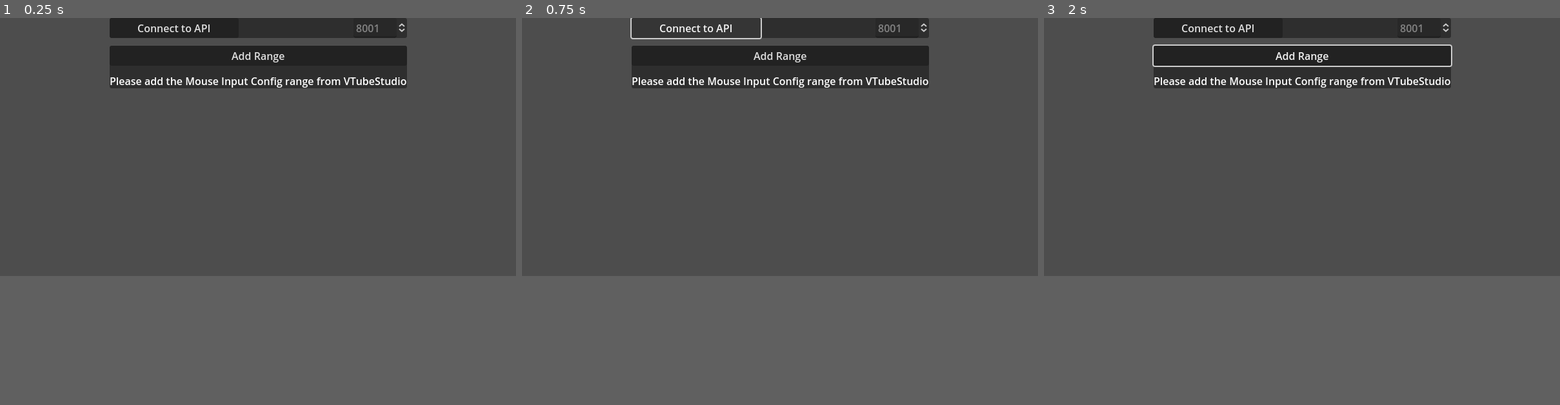
Above: before the commit, frames 1-3 (left to right).
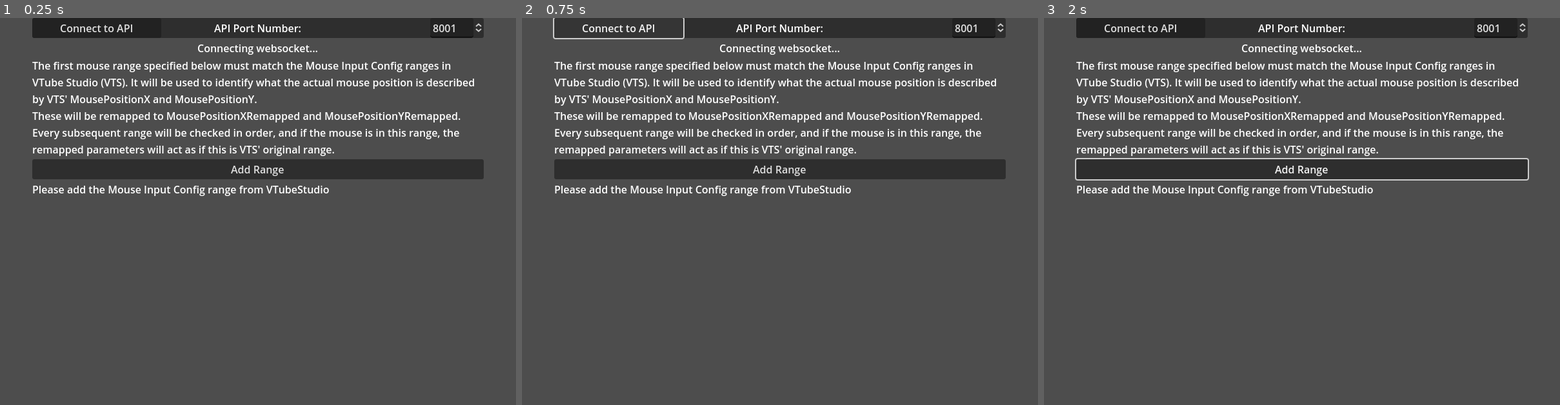
Above: after the commit, the same moments.

Repository: ChakriLazuli/VTS_MouseMapping
Game: Godot game, scene res://Scenes/Main.tscn
The game is run twice, just before and just after one commit, with the same random seed, the same clock (stepped at 60 frames per second) and the same inputs.
Inputs:
- Up to frame 1 (0.25 s): no input
- Up to frame 2 (0.75 s): click "Connect to API" at 0.5 s
- Up to frame 3 (2 s): click "Add Range" at 1.25 s
In our replay, the window is 800x400 before the commit and 800x600 after it. These sizes can differ from the game's own. Grey fills any space a smaller window leaves; there, only what the larger window draws over its background counts as a difference.

The runs differ from the first frame. In frame 1, 16% of the frame differs, in the area x 6-94%, y 0-46%; in frame 2, 15%; in frame 3, 17%.

Commit message:
Reorganized and expanded status information for UI. Make socket configurable. Properly disconnect, reconnect, and re-authenticate.

Diff:
--- a/Scenes/Main.tscn
+++ b/Scenes/Main.tscn
@@ -23,51 +23,66 @@
 
 [node name="CanvasLayer" type="CanvasLayer" parent="."]
 
-[node name="VSplitContainer" type="VSplitContainer" parent="CanvasLayer"]
+[node name="GridContainer" type="GridContainer" parent="CanvasLayer"]
+custom_minimum_size = Vector2(700, 0)
 anchors_preset = 5
 anchor_left = 0.5
 anchor_right = 0.5
-offset_left = -85.0
-offset_right = 85.0
-offset_bottom = 74.0
+offset_left = -300.0
+offset_right = 300.0
+offset_bottom = 315.0
 grow_horizontal = 2
 
-[node name="APIPanel" type="PanelContainer" parent="CanvasLayer/VSplitContainer"]
-custom_minimum_size = Vector2(300, 0)
+[node name="APIPanel" type="PanelContainer" parent="CanvasLayer/GridContainer"]
 layout_mode = 2
+size_flags_horizontal = 3
 
-[node name="ConnectAPI" type="Button" parent="CanvasLayer/VSplitContainer/APIPanel"]
+[node name="ConnectAPI" type="Button" parent="CanvasLayer/GridContainer/APIPanel"]
 custom_minimum_size = Vector2(200, 0)
 layout_mode = 2
 size_flags_horizontal = 0
 text = "Connect to API"
 
-[node name="SpinBox" type="SpinBox" parent="CanvasLayer/VSplitContainer/APIPanel"]
+[node name="PortLabel" type="Label" parent="CanvasLayer/GridContainer/APIPanel"]
+layout_mode = 2
+size_flags_horizontal = 4
+text = "API Port Number:"
+
+[node name="APIPort" type="SpinBox" parent="CanvasLayer/GridContainer/APIPanel"]
 custom_minimum_size = Vector2(50, 0)
 layout_mode = 2
 size_flags_horizontal = 8
 tooltip_text = "The VTube Studio API port number"
 max_value = 999999.0
 value = 8001.0
-editable = false
 
-[node name="RangesPanel" type="PanelContainer" parent="CanvasLayer/VSplitContainer"]
+[node name="NetworkStatusLabel" type="Label" parent="CanvasLayer/GridContainer"]
+custom_minimum_size = Vector2(400, 0)
 layout_mode = 2
+text = "Not connected to API..."
+horizontal_alignment = 1
+autowrap_mode = 2
 
-[node name="VSplitContainer" type="VSplitContainer" parent="CanvasLayer/VSplitContainer/RangesPanel"]
+[node name="Instructions" type="Label" parent="CanvasLayer/GridContainer"]
+custom_minimum_size = Vector2(400, 0)
 layout_mode = 2
+text = "The first mouse range specified below must match the Mouse Input Config ranges in VTube Studio (VTS). It will be used to identify what the actual mouse position is described by VTS' MousePositionX and MousePositionY.
+These will be remapped to MousePositionXRemapped and MousePositionYRemapped.
+Every subsequent range will be checked in order, and if the mouse is in this range, the remapped parameters will act as if this is VTS' original range."
+autowrap_mode = 2
 
-[node name="AddRange" type="Button" parent="CanvasLayer/VSplitContainer/RangesPanel/VSplitContainer"]
+[node name="AddRange" type="Button" parent="CanvasLayer/GridContainer"]
 layout_mode = 2
 text = "Add Range"
 
-[node name="RangesGrid" type="GridContainer" parent="CanvasLayer/VSplitContainer/RangesPanel/VSplitContainer"]
+[node name="RangesGrid" type="GridContainer" parent="CanvasLayer/GridContainer"]
 layout_mode = 2
 columns = 3
 
 [node name="RangeEditWindow" parent="." instance=ExtResource("5_l4ts5")]
 visible = false
 
-[connection signal="pressed" from="CanvasLayer/VSplitContainer/APIPanel/ConnectAPI" to="." method="_on_connect_api_pressed"]
-[connection signal="pressed" from="CanvasLayer/VSplitContainer/RangesPanel/VSplitContainer/AddRange" to="." method="_on_add_range_pressed"]
+[connection signal="pressed" from="CanvasLayer/GridContainer/APIPanel/ConnectAPI" to="." method="_on_connect_api_pressed"]
+[connection signal="value_changed" from="CanvasLayer/GridContainer/APIPanel/APIPort" to="." method="_on_api_port_value_changed"]
+[connection signal="pressed" from="CanvasLayer/GridContainer/AddRange" to="." method="_on_add_range_pressed"]
 [connection signal="range_submitted" from="RangeEditWindow" to="." method="_on_range_edit_window_range_submitted"]
--- a/Scripts/ConfigHelper.gd
+++ b/Scripts/ConfigHelper.gd
@@ -8,6 +8,7 @@
 const ws_url_config_key = "url"
 const ws_authentication_config_key = "authentication_token"
 
+const base_ws_url = "ws://localhost:"
 const default_ws_url = "ws://localhost:8001"
 
 const data_config_section = "data"
--- a/Scripts/Main.gd
+++ b/Scripts/Main.gd
@@ -5,12 +5,13 @@
 @onready var message_constructor: TVTSAPIMessageConstructor = $TVTSAPIMessageConstructor
 @onready var config_helper: ConfigHelper = $ConfigHelper
 
-@onready var api_button: Button = $CanvasLayer/VSplitContainer/APIPanel/ConnectAPI
-@onready var api_port: SpinBox = $CanvasLayer/VSplitContainer/APIPanel/SpinBox
+@onready var api_button: Button = $CanvasLayer/GridContainer/APIPanel/ConnectAPI
+@onready var api_port: SpinBox = $CanvasLayer/GridContainer/APIPanel/APIPort
+@onready var network_status_label: Label = $CanvasLayer/GridContainer/NetworkStatusLabel
 
 @onready var range_window: RangeEditWindow = $RangeEditWindow
 
-@onready var ranges_grid_3: GridContainer = $CanvasLayer/VSplitContainer/RangesPanel/VSplitContainer/RangesGrid
+@onready var ranges_grid_3: GridContainer = $CanvasLayer/GridContainer/RangesGrid
 static var mouse_ranges: Array = []
 
 const VTS_MOUSE_RANGE_INDEX: int = 0
@@ -34,6 +35,8 @@
 var _do_process_network = false
 var _last_x_pixel: float = 0
 var _last_y_pixel: float = 0
+
+var _authentication_token_valid = false
 
 func _ready():
 	socket_helper.connect("connected", Callable(self, "_connected"))
@@ -53,17 +56,34 @@
 	_request_mouse_values()
 
 func _connect_to_websocket():
+	network_status_label.text = "Connecting websocket..."
 	socket_helper.connect_to_websocket(config_helper.get_ws_url())
 
 func _on_connect_api_pressed():
-	if _do_process_network:
-		_connected()
-	else:
+	if !socket_helper.is_websocket_connected():
 		_connect_to_websocket()
+		return
+	if _authentication_token_valid:
+		pass
+	else:
+		_request_authentication_token()
+
+func _refresh_connect_button():
+	if !socket_helper.is_websocket_connected():
+		api_button.disabled = false
+		api_button.text = "Connect to API"
+		return
+	if _authentication_token_valid:
+		api_button.disabled = true
+		api_button.text = "API Ready..."
+	else:
+		api_button.disabled = false
+		api_button.text = "Retry authentication"
 
 func _closed():
-	api_button.text = "Connect to API"
+	#network_status_label.text = "Not connected to API..."
 	_do_process_network = false
+	_refresh_connect_button()
 
 func _connected():
 	if (config_helper.has_authentication_token()):
@@ -72,6 +92,7 @@
 		_request_authentication_token()
 
 func _request_authentication_token():
+	network_status_label.text = "Requesting authentication token..."
 	socket_helper.send_to_websocket_dictionary(message_constructor.get_authentication_token_request())
 
 func _on_authentication_token_data(data: Dictionary):
@@ -80,17 +101,23 @@
 	_authenticate()
 
 func _authenticate():
+	network_status_label.text = "Authenticating..."
 	var token = config_helper.get_authentication_token()
 	socket_helper.send_to_websocket_dictionary(message_constructor.get_authentication_request(token))
 
 func _on_authentication_data(data: Dictionary):
 	if data["authenticated"]:
+		_authentication_token_valid = true
+		_refresh_connect_button()
 		_on_authenticated()
 	else:
-		print("Could not authenticate: ", data["reason"])
+		network_status_label.text = "Could not authenticate: " + data["reason"]
+		_authentication_token_valid = false
+		_refresh_connect_button()
+		#socket_helper.disconnect_from_websocket()
 
 func _on_authenticated():
-	api_button.text = "Connected!"
+	network_status_label.text = "Connected!"
 	_create_custom_mouse_x()
 
 func _create_custom_mouse_x():
@@ -130,7 +157,9 @@
 			_on_parameter_value(data)
 
 func _on_api_error(data: Dictionary):
-	print("Error connecting to API: ", data["message"])
+	var error_message = "Error connecting to API: " + data["message"]
+	network_status_label.text = error_message
+	print(error_message)
 
 func _request_mouse_values():
 	if !_do_process_network:
@@ -264,3 +293,9 @@
 func _range_to_string(index: int) -> String:
 	var range = mouse_ranges[index]
 	return "X range: {}, {} | Y range: {}, {}".format([range[MINX_KEY], range[MAXX_KEY], range[MINY_KEY], range[MAXY_KEY]], "{}")
+
+func _on_api_port_value_changed(value):
+	var new_url = socket_helper.get_websocket_url(value)
+	config_helper.set_ws_url(new_url)
+	network_status_label.text = "Port changed, please reconnect when you are ready!"
+	socket_helper.disconnect_from_websocket()
--- a/Scripts/SocketHelper.gd
+++ b/Scripts/SocketHelper.gd
@@ -5,6 +5,10 @@
 signal disconnected()
 signal response_received(data)
 signal response_received_json(json_data)
+
+const base_ws_url = "ws://localhost:"
+const default_ws_port = 8001
+const default_ws_url = "ws://localhost:8001"
 
 # Our WebSocketClient instance
 var _client = WebSocketPeer.new()
@@ -67,6 +71,9 @@
 	set_process(result)
 	return result
 
+func disconnect_from_websocket():
+	_client.close()
+
 func send_to_websocket(data: String):
 	# You MUST always use get_peer(1).put_packet to send data to server,
 	# and not put_packet directly when not using the MultiplayerAPI.
@@ -78,3 +85,9 @@
 func send_to_websocket_dictionary(data: Dictionary):
 	var json = JSON.new().stringify(data)
 	send_to_websocket_json(json)
+
+func is_websocket_connected() -> bool:
+	return connection_open
+
+func get_websocket_url(port: int) -> String:
+	return "{}{}".format([base_ws_url, port], "{}")
--- a/project.godot
+++ b/project.godot
@@ -18,7 +18,7 @@
 [display]
 
 window/size/viewport_width=800
-window/size/viewport_height=400
+window/size/viewport_height=600
 
 [dotnet]
 
